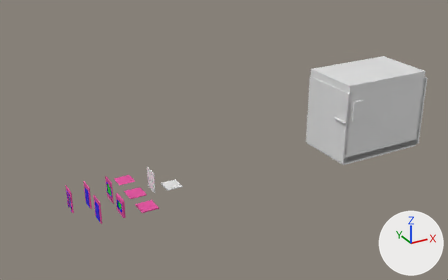
Renders of the Blender file Prison Break/Assets/Models/Büro.blend from each side of a commit.
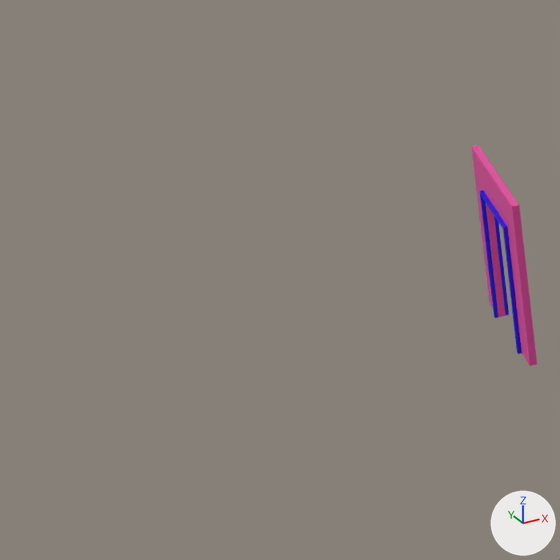
Old and new are each drawn whole from a camera (50 mm lens) standing at (-111.7, -119.6, 68.3) and looking at (-45.1, 1.5, 7.7) and again close up on the part from 1% to 17% of the width and 60% to 85% of the height. Lighting does not change. The marker at lower right points along +X, +Y and +Z. Objects named as collision shapes, trigger or cutter boxes, shadow casters or lower levels of detail are left out.

Script lines for the objects in view, before the commit:
```python
me_cube_036 = bpy.data.meshes.new('Cube.036')
me_cube_036.from_pydata(...)  # 32 vertices, 19 faces; spans x -2.0..2.0, y -1.0..1.0, z -1.0..1.0
# faces by material slot: [10, 9]
me_cube_036.materials.append(mat_filler1)  # pink #e74da1
me_cube_036.materials.append(mat_filler2)  # blue #1300e7
ob_türrahmenwand = bpy.data.objects.new('Türrahmenwand', me_cube_036)
ob_türrahmenwand.location = (-84.0, 0.0, 2.5)
ob_türrahmenwand.scale = (0.1, 2.0, 2.5)
```
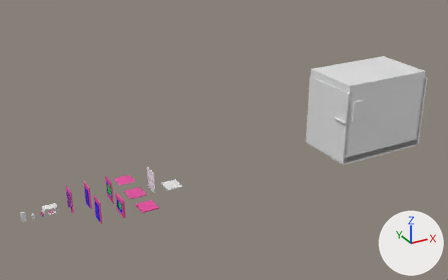
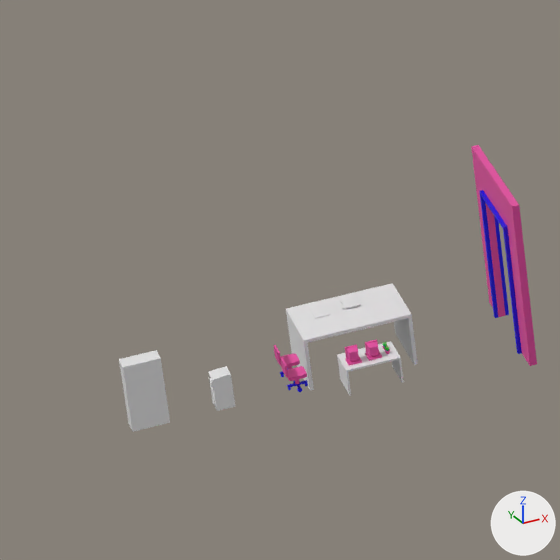
The change, as a list of edits to the scene's bpy script:
```text
Add ob_ordnerhaufen:
    ob_ordnerhaufen = bpy.data.objects.new('Ordnerhaufen', me_cube_037)  # 58 vertices, 48 faces; spans x -1.1..1.17, y -1.36..1.35, z -1.0..11.59
    ob_ordnerhaufen.location = (-87.85, 2.44, 0.81)
    ob_ordnerhaufen.rotation_euler = (0.0, 0.0, -1.571)  # degrees (0, 0, -90)
    ob_ordnerhaufen.scale = (0.3, 0.2, 0.005)
Add ob_ordner:
    ob_ordner = bpy.data.objects.new('Ordner', me_cube_022)  # 26 vertices, 24 faces; spans x -1.0..1.0, y -1.0..1.0, z -1.0..2.89
    ob_ordner.location = (-88.71, 2.34, 0.81)
    ob_ordner.rotation_euler = (0.0, 0.0, -1.571)  # degrees (0, 0, -90)
    ob_ordner.scale = (0.3, 0.2, 0.005)
Add ob_tisch_001:
    ob_tisch_001 = bpy.data.objects.new('Tisch.001', me_cube_017)  # 16 vertices, 10 faces; spans x -0.5..0.5, y -0.5..0.5, z -0.5..0.5
    ob_tisch_001.location = (-88.0, 2.0, 0.0)
    ob_tisch_001.scale = (3.0, 2.0, 1.6)
Add ob_cube_013:
    ob_cube_013 = bpy.data.objects.new('Cube.013', me_cube_035)  # 20 vertices, 16 faces; spans x -0.5..0.5, y -0.5..0.5, z -0.5..0.5
    ob_cube_013.location = (-94.0, 0.0, 1.0)
    ob_cube_013.scale = (1.0, 0.5, 2.0)
Add ob_drucker:
    ob_drucker = bpy.data.objects.new('Drucker', me_cube_030)  # 146 vertices, 145 faces; spans x -0.586..0.5, y -0.5..0.5, z -0.5..0.5
    ob_drucker.location = (-92.0, 0.0, 0.5)
    ob_drucker.scale = (0.5, 0.5, 1.0)
Add ob_computer_001:
    ob_computer_001 = bpy.data.objects.new('Computer.001', me_cube_024)  # 48 vertices, 41 faces; spans x -0.597..0.603, y -0.6..0.6, z -0.829..0.55; in mat_filler1 (pink #e74da1), mat_filler2 (blue #1300e7)
    ob_computer_001.location = (-88.44, -0.1, 0.65)
    ob_computer_001.scale = (0.3, 0.3, 0.3)
Add ob_stuhl_001:
    ob_stuhl_001 = bpy.data.objects.new('Stuhl.001', me_cube_021)  # 140 vertices, 102 faces; spans x -0.62..0.54, y -0.54..0.54, z -4.51..4.76; in mat_filler1 (pink #e74da1), mat_filler2 (blue #1300e7)
    ob_stuhl_001.location = (-90.0, 0.8, 0.4)
    ob_stuhl_001.scale = (0.5, 0.5, 0.1)
Add ob_computer:
    ob_computer = bpy.data.objects.new('Computer', me_cube_020)  # 44 vertices, 40 faces; spans x -0.597..0.603, y -0.6..0.6, z -0.829..0.55; in mat_filler1 (pink #e74da1)
    ob_computer.location = (-87.89, -0.1, 0.65)
    ob_computer.scale = (0.3, 0.3, 0.3)
Add ob_fuß:
    ob_fuß = bpy.data.objects.new('Fuß', me_cube_019)  # 88 vertices, 62 faces; spans x -4.5..4.5, y -4.5..4.5, z -2.1..0.5; in mat_filler2 (blue #1300e7)
    ob_fuß.parent = ob_stuhl
    ob_fuß.location = (-90.0, 0.0, 0.075)
    ob_fuß.scale = (0.06, 0.06, 0.06)
Add ob_stuhl:
    ob_stuhl = bpy.data.objects.new('Stuhl', me_cube_018)  # 52 vertices, 40 faces; spans x -0.62..0.5, y -0.5..0.5, z -3.0..4.76; in mat_filler1 (pink #e74da1)
    ob_stuhl.location = (-90.0, 0.0, 0.4)
    ob_stuhl.scale = (0.5, 0.5, 0.1)
Add ob_tisch:
    ob_tisch = bpy.data.objects.new('Tisch', me_cube_017.copy())
    ob_tisch.location = (-88.0, 0.0, 0.0)
    ob_tisch.scale = (1.5, 1.0, 0.8)
```

Where the change shows, as pixel boxes [x1, y1, x2, y2] in the close-ups (560 x 560 px):
'Tisch.001', added
    after: [286, 283, 418, 391]
'Cube.013', added
    after: [119, 350, 170, 432]
'Tisch', added
    after: [337, 341, 404, 396]
'Drucker', added
    after: [208, 366, 235, 411]
'Stuhl', added
    after: [281, 358, 307, 384]
'Stuhl.001', added
    after: [273, 345, 300, 377]
'Computer.001', added
    after: [345, 344, 362, 366]
'Computer', added
    after: [365, 339, 382, 361]
'Ordnerhaufen', added
    after: [339, 296, 360, 310]
'Ordner', added
    after: [310, 306, 330, 319]
'Fuß', added
    after: [287, 380, 308, 392]
